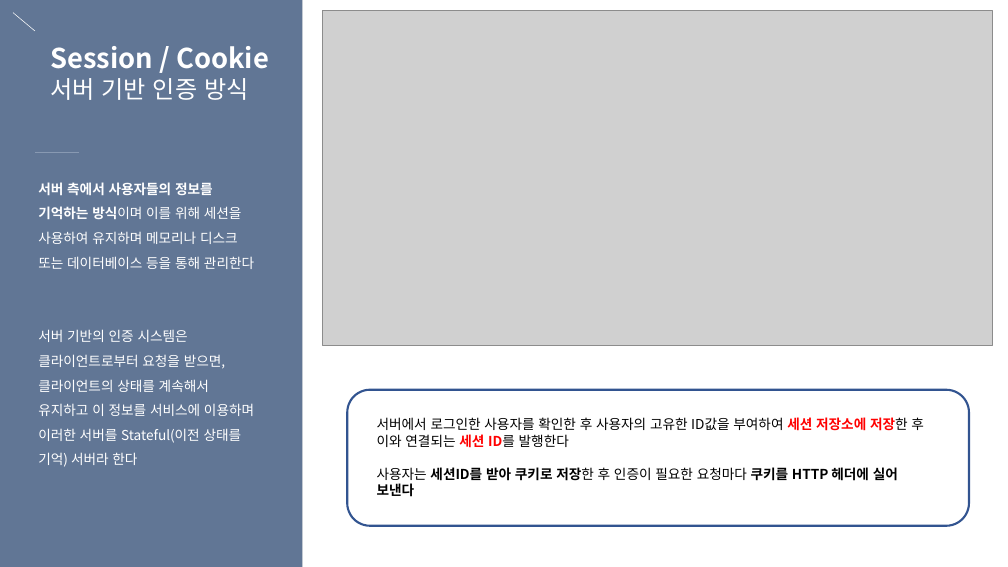
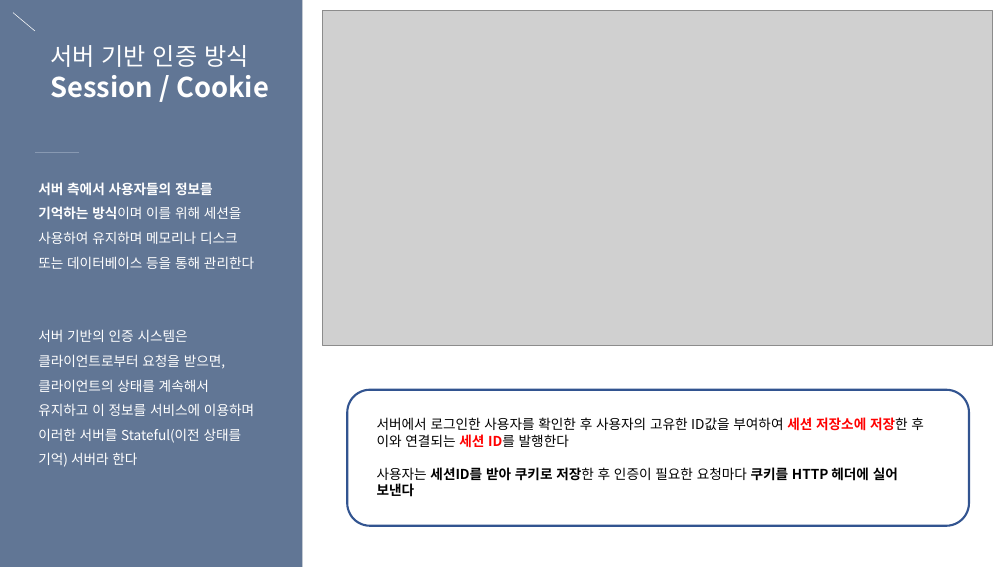
Before and after one commit to eunbee-kim/dmsql1471, a slide deck: slide 11 of 교육/5주차_DB정규화_반정규화_서버인증_세션과쿠키.pptx (slide 10 before the commit). Drawn at 1008x567 pixels with LibreOffice and Linux fonts; fonts in the diff are those of the drawing; grey boxes stand for pictures. Boxes give left, top, right and bottom in pixels: in the first picture for what was removed or moved away, otherwise in the second. Text is boxed around its words. In the diff, an @@ line names an element or a change of style, - is before the commit and + after.

```diff
--- a/교육/5주차_DB정규화_반정규화_서버인증_세션과쿠키.pptx
+++ b/교육/5주차_DB정규화_반정규화_서버인증_세션과쿠키.pptx
@@ text at bbox=[51, 45, 248, 67]: paragraph added @@
+서버 기반 인증 방식
@@ text at bbox=[51, 78, 248, 100]: paragraph removed @@
-서버 기반 인증 방식
```
Also in this commit, not shown: 4 other slides changed, 1 slide added.
